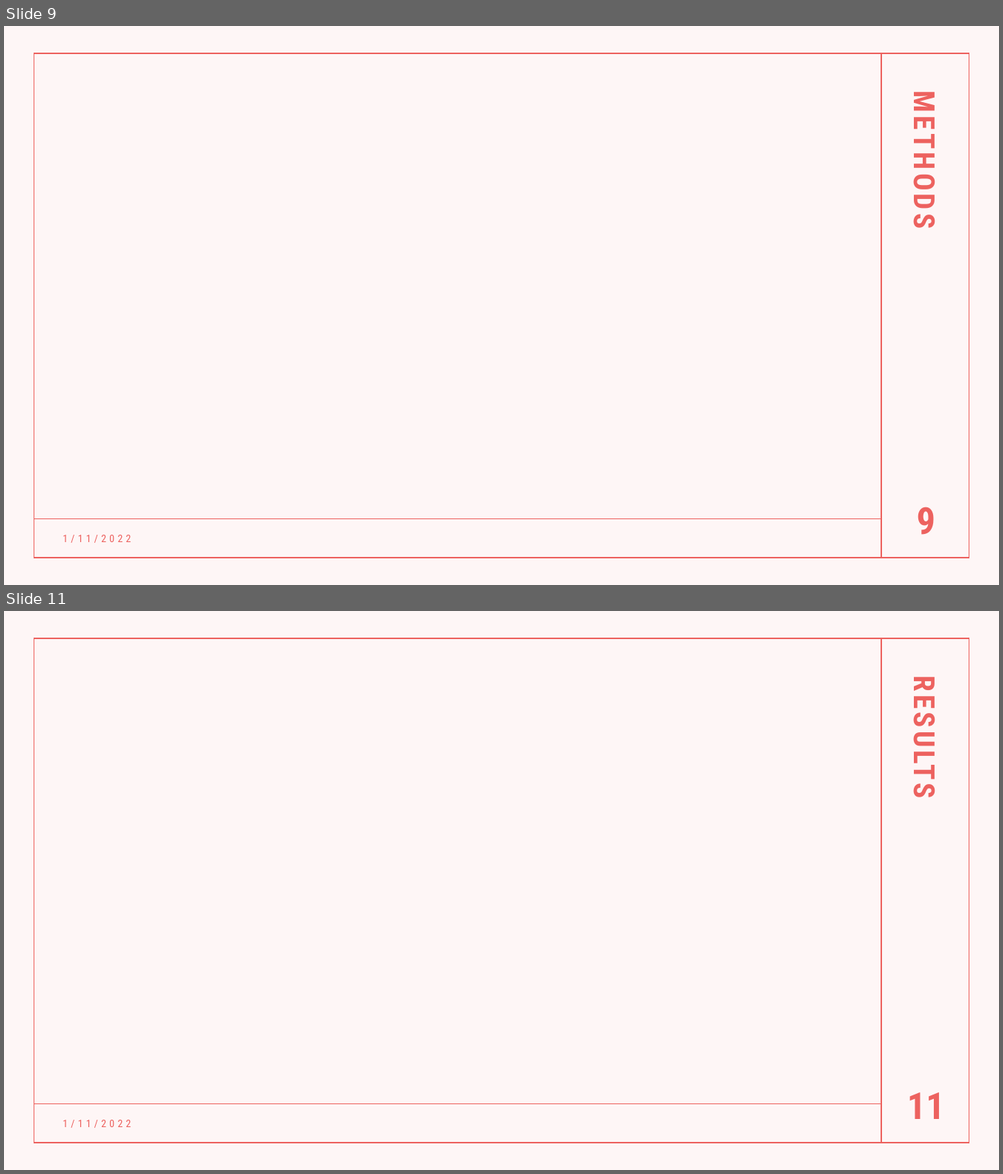
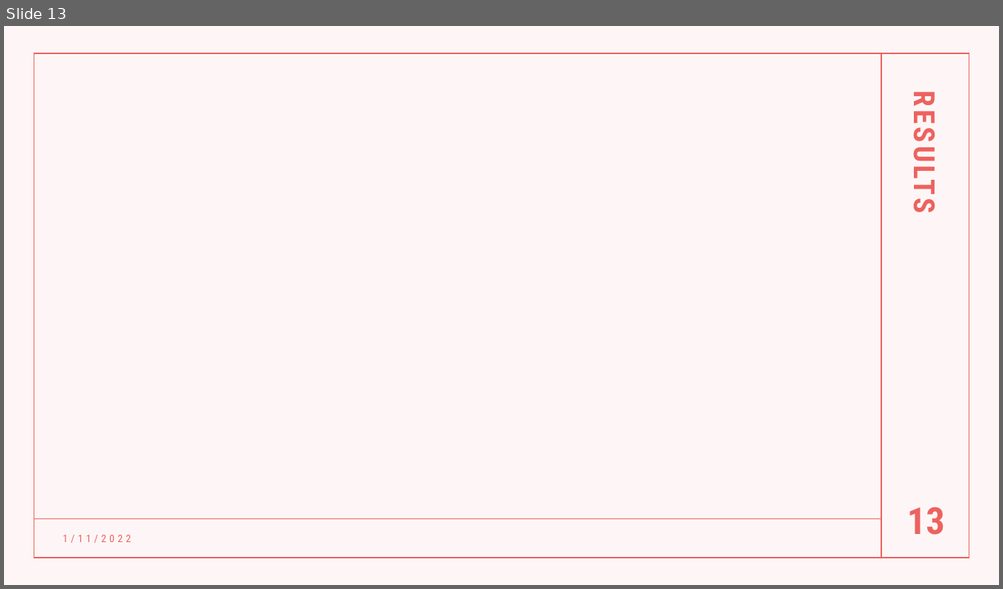
Before and after one commit to AlbiKovi/DSO110---Final-Group-Project, a slide deck: Is the Mega Millions a Mega Trap.pptm. Shown one above the other, each under a label of ours: slides 9 and 11 before the commit, slide 13 after it; the slides between them are not shown. The pictures are 1003x1174 and 1003x589 pixels, drawn with LibreOffice and Linux fonts; fonts in the diff are those of the drawing. Boxes give left, top, right and bottom in pixels: in the first picture for what was removed or moved away, otherwise in the second. Text is boxed around its words. In the diff, an @@ line names an element or a change of style, - is before the commit and + after.

```diff
--- a/Is the Mega Millions a Mega Trap.pptm
+++ b/Is the Mega Millions a Mega Trap.pptm
@@ slide 9 removed at <box>4,26,999,585</box>, background #FFFFFF; not listed: 4 template elements that a slide beside it also shows @@
@@ text removed at <box>905,104,944,225</box> @@
-METHODS
@@ page number removed at <box>916,507,935,535</box> @@
-9
@@ text removed at <box>62,535,131,543</box> @@
-1/11/2022
@@ what was slide 11 is now slide 13 @@
@@ page number at <box>907,507,945,535</box>: text changed @@
-11
+13
```
Also in this commit, not shown: 3 slides changed, 3 slides added.
